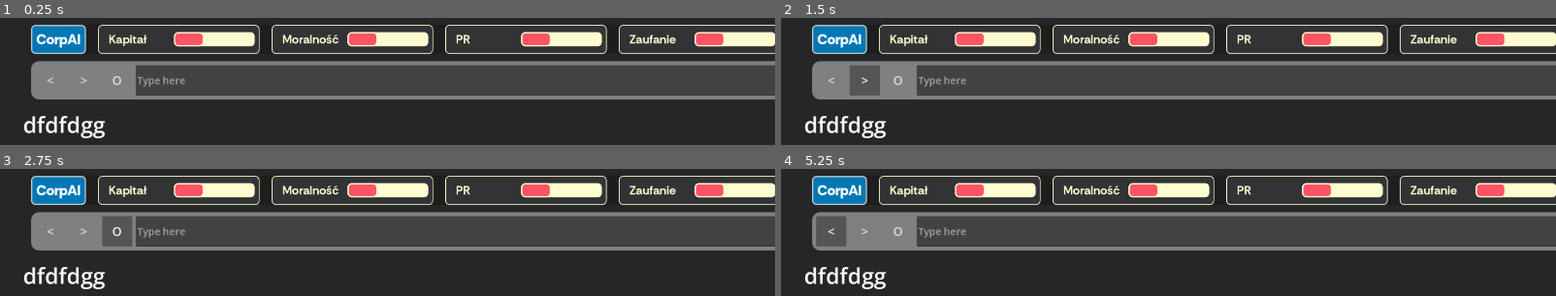
Above: before the commit, frames 1-4 (two rows, left to right).
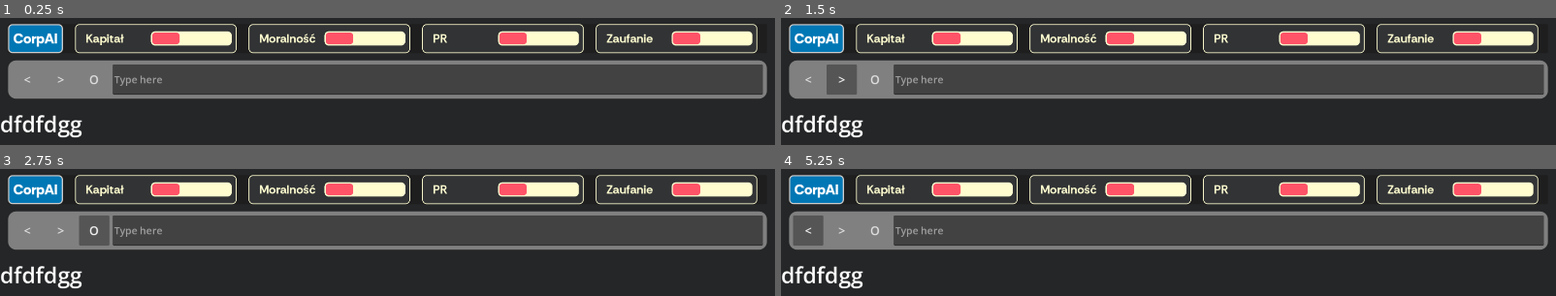
Above: after the commit, the same moments.

Repository: WITEX121/lem-jam-2026
Game: Godot game, scene res://src/MainScene.tscn
The game is run twice, just before and just after one commit, with the same random seed, the same clock (stepped at 60 frames per second) and the same inputs. This scene is started directly instead of the project's main scene.
Inputs:
- Up to frame 1 (0.25 s): no input
- Up to frame 2 (1.5 s): click "<" at 0.5 s; click ">" at 1.25 s
- Up to frame 3 (2.75 s): click "O" at 2 s
- Up to frame 4 (5.25 s): click "<" at 2.75 s; click ">" at 3.5 s; click "O" at 4.25 s; click "<" at 5 s

The runs differ from the first frame. In frame 1, 17% of the frame differs, in the area x 0-100%, y 4-95%; in frame 2, 19%; in frame 3, 18%; in frame 4, 18%.

Commit message:
Fixed content missalignment

Diff:
--- a/src/MainScene.tscn
+++ b/src/MainScene.tscn
@@ -1,6 +1,4 @@
-[gd_scene format=3 uid="uid://cxflpbyqkkub8"]
-
-[ext_resource type="Script" uid="uid://dvg270cgbj43p" path="res://src/label.gd" id="1_46oc7"]
+[gd_scene format=3 uid="uid://dif881of408xm"]
 
 [ext_resource type="StyleBox" uid="uid://bi86v4p2gk5w7" path="res://assets/styles/top_panel_round_corners.tres" id="1_46oc7"]
 [ext_resource type="FontFile" uid="uid://byt8avjde6w2v" path="res://assets/fonts/RethinkSans-ExtraBold.ttf" id="1_tq6ju"]
@@ -39,12 +37,9 @@
 anchors_preset = 15
 anchor_right = 1.0
 anchor_bottom = 1.0
-offset_left = 57.0
-offset_top = 2.0
-offset_right = 57.0
-offset_bottom = 2.0
 grow_horizontal = 2
 grow_vertical = 2
+metadata/_edit_lock_ = true
 
 [node name="MarginContainer" type="MarginContainer" parent="MainLayout" unique_id=902372574]
 layout_mode = 2
@@ -182,4 +177,3 @@
 
 
 "
-script = ExtResource("1_46oc7")
